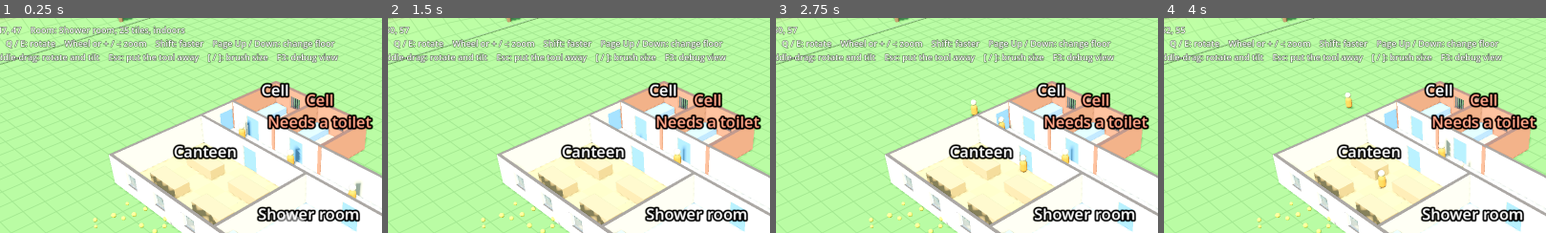
Above: before the commit, frames 1-4 (left to right).
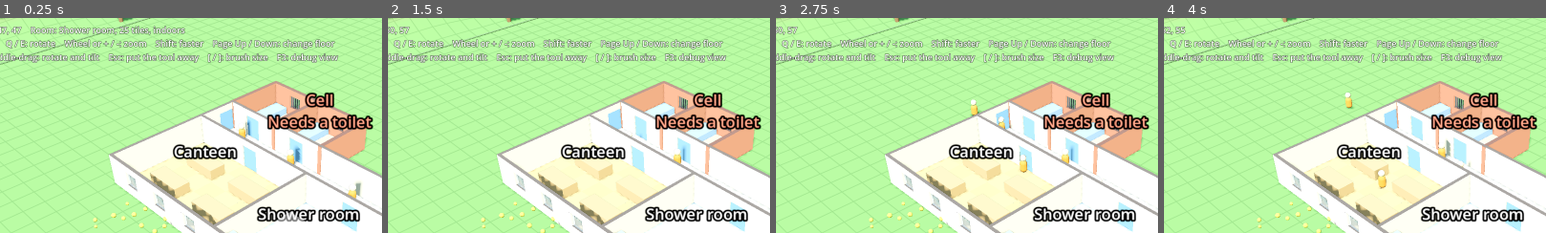
Above: after the commit, the same moments.

Repository: MattA-Official/cosy-sims
Game: Godot game, scene res://games/prison/main.tscn
The game is run twice, just before and just after one commit, with the same random seed, the same clock (stepped at 60 frames per second) and the same inputs.
Inputs:
- Up to frame 1 (0.25 s): no input
- Up to frame 2 (1.5 s): click "1 Room" at 0.5 s; click "Concrete" at 1.25 s
- Up to frame 3 (2.75 s): click "Tiles" at 2 s
- Up to frame 4 (4 s): click "Wood" at 2.75 s; click "Paving (outdoor)" at 3.5 s
The pictures show only the part of the screen within x 12-62%, y 0-50%; the shares and areas given below are measured in that part.

The runs differ from the first frame. In frame 1, 0.5% of the frame differs, in the area x 68-76%, y 29-38%; in frame 2, 0.5%; in frame 3, 0.5%; in frame 4, 0.5%.

Commit message:
Tidy building: labels, unusable doors, path joins, stairwell walls
- Room labels no longer overlap on screen; rooms with problems win.
- Doors whose floors have drifted too far apart get a warning label.
- A path ending under a raised path stays on the ground instead of
  joining it in mid-air.
- Upstairs walls reach the underside of the floor slab, so they look
  whole from a stairwell.
- The "walk out over the ground" test no longer fails when the person
  wanders off after arriving.

Co-Authored-By: Claude Opus 5.5 (1M context) <noreply@anthropic.com>
Claude-Session: https://claude.ai/code/session_01FiqdRz9WaxmHjsNUyKgZiE

Diff:
--- a/core/building/building_map.gd
+++ b/core/building/building_map.gd
@@ -485,6 +485,16 @@
 		return false
 	var rise := door_rise(edge)
 	return rise > MAX_STEP + EPSILON and rise <= DOOR_STEPS_MAX + EPSILON
+
+
+## Doors nobody can walk through because the floors either side drifted
+## more than a step apart after the door went in (and no steps make it up).
+func unusable_doors() -> Array[Vector3i]:
+	var out: Array[Vector3i] = []
+	for edge: Vector3i in walls:
+		if walls[edge] == Wall.DOOR and door_rise(edge) > MAX_STEP + EPSILON and not door_has_steps(edge):
+			out.append(edge)
+	return out
 
 
 ## Every door with steps, as edge to the low-side tile the steps stand on.
--- a/core/building/building_view.gd
+++ b/core/building/building_view.gd
@@ -347,9 +347,11 @@
 		var end := start + (Vector2.RIGHT if edge.z == BuildingMap.EDGE_X else Vector2.DOWN)
 		var base := _wall_base(edge)
 		_piece_low = walls_low or (cutaway and _cut_away(start, end))
-		# Foundations reach below the lowest ground at either end.
+		# Foundations reach below the lowest ground at either end; upstairs
+		# walls reach the underside of the floor slab, so they look whole from
+		# a stairwell.
 		var drop := base - minf(_height_at(start), _height_at(end)) + FOUNDATION_DEPTH \
-				if level == 0 else base - _lowest_floor_beside(edge) + 0.05
+				if level == 0 else base - _lowest_floor_beside(edge) + slab_depth
 		has_glass = _add_wall_piece(st, glass, start, end, base, drop, map.wall_at(edge),
 				map.wall_def(map.wall_style(edge)), map.window_kind(edge)) or has_glass
 	for key: Vector4i in map.slants:
@@ -365,7 +367,7 @@
 		var base := highest if highest > -INF else _height_at((start + end) * 0.5)
 		_piece_low = walls_low or (cutaway and _cut_away(start, end))
 		var drop := base - minf(_height_at(start), _height_at(end)) + FOUNDATION_DEPTH \
-				if level == 0 else base - (lowest if lowest < INF else base) + 0.05
+				if level == 0 else base - (lowest if lowest < INF else base) + slab_depth
 		has_glass = _add_wall_piece(st, glass, start, end, base, drop, map.slant_at(key),
 				map.wall_def(map.slant_style(key)), map.slant_window_kind(key)) or has_glass
 	var empty := map.walls.is_empty() and map.slants.is_empty()
@@ -589,23 +591,82 @@
 		var def := room_type(room.type)
 		if def == null:
 			continue
-		var label := Label3D.new()
 		var problems := def.problems(room, map)
-		label.text = def.display_name
+		var label := _label(def.display_name)
 		if not problems.is_empty():
 			label.text += "\n" + "\n".join(problems)
 			label.modulate = problem_colour
-		label.billboard = BaseMaterial3D.BILLBOARD_ENABLED
-		label.no_depth_test = true
-		label.fixed_size = true
-		label.pixel_size = 0.0012
-		label.font_size = 22
-		label.outline_size = 10
 		var centre := room.centre() * cs
 		var lift := low_wall_height + 0.6 if walls_low else wall_height + 0.6
 		lift += map.floor_height(room.cells[0])
 		label.position = Vector3(centre.x, lift, centre.y)
+		# Rooms with problems win when labels crowd, then bigger rooms.
+		label.set_meta(&"priority", (1000 if not problems.is_empty() else 0) + room.cells.size())
 		_labels.add_child(label)
+	# Doors whose floors no longer line up say so, above the doorway.
+	for edge in map.unusable_doors():
+		var label := _label("Can't use this door:\nfloors %s m apart" % String.num(map.door_rise(edge), 2))
+		label.modulate = problem_colour
+		var middle := Vector2(edge.x, edge.y) + (Vector2(0.5, 0) if edge.z == BuildingMap.EDGE_X else Vector2(0, 0.5))
+		label.position = Vector3(middle.x * cs, _wall_base(edge) + door_height + 0.3, middle.y * cs)
+		label.set_meta(&"priority", 2000)
+		_labels.add_child(label)
+
+
+func _label(text: String) -> Label3D:
+	var label := Label3D.new()
+	label.text = text
+	label.billboard = BaseMaterial3D.BILLBOARD_ENABLED
+	label.no_depth_test = true
+	label.fixed_size = true
+	label.pixel_size = 0.0012
+	label.font_size = 22
+	label.outline_size = 10
+	return label
+
+
+func _process(_delta: float) -> void:
+	if show_labels and _labels.get_child_count() > 1:
+		_declutter_labels()
+
+
+## Hides labels that would overlap one already shown, most important first,
+## so crowded rooms show one clear label each; zoom in and the rest return.
+func _declutter_labels() -> void:
+	var camera := get_viewport().get_camera_3d()
+	if camera == null:
+		return
+	var scale := get_viewport().get_visible_rect().size.y / 900.0
+	var labels: Array[Label3D] = []
+	for child in _labels.get_children():
+		if child is Label3D and not child.is_queued_for_deletion():
+			labels.append(child)
+	labels.sort_custom(func(a: Label3D, b: Label3D) -> bool:
+		return int(a.get_meta(&"priority", 0)) > int(b.get_meta(&"priority", 0)))
+	var taken: Array[Rect2] = []
+	for label in labels:
+		var at := label.global_position
+		if camera.is_position_behind(at):
+			label.visible = false
+			continue
+		var lines := label.text.split("\n")
+		var widest := 0
+		for line in lines:
+			widest = maxi(widest, line.length())
+		var size := Vector2(widest * 19.0, lines.size() * 40.0) * scale
+		var rect := Rect2(camera.unproject_position(at) - size * 0.5, size)
+		label.visible = not taken.any(func(other: Rect2) -> bool: return other.intersects(rect))
+		if label.visible:
+			taken.append(rect)
+
+
+## Labels shown and hidden right now, for tests.
+func visible_labels() -> int:
+	var count := 0
+	for child in _labels.get_children():
+		if child is Label3D and child.visible and not child.is_queued_for_deletion():
+			count += 1
+	return count
 
 
 ## Ground height at a point in tile units.
--- a/core/paths/path_network.gd
+++ b/core/paths/path_network.gd
@@ -89,8 +89,8 @@
 		style: StringName = &"", built := false, from_height := NAN, to_height := NAN) -> Segment:
 	var bend: Vector2 = control if control != null else (from + to) * 0.5
 	var crossed := crossings(from, bend, to, built, from_height, to_height)
-	var a := _node_at(from)
-	var b := _node_at(to)
+	var a := _node_at(from, from_height)
+	var b := _node_at(to, to_height)
 	if a == b:
 		return null
 	for pair: Array in [[a, from_height], [b, to_height]]:
@@ -321,12 +321,19 @@
 
 
 ## The node for an end at `position`: an existing node, a new junction on a
-## segment, or a new node.
-func _node_at(position: Vector2) -> int:
+## segment, or a new node. An end only splits a path partway at about its
+## own height (`height`, or the ground when NAN): a path on the ground
+## ending under a bridge stays on the ground rather than joining it in
+## mid-air. Ends on an existing node join it unless given a height well
+## away from the node's.
+func _node_at(position: Vector2, height := NAN) -> int:
 	var node := node_near(position)
-	if node != -1:
+	if node != -1 and (is_nan(height) or absf(node_height(node) - height) < PASS_UNDER):
 		return node
+	if is_nan(height):
+		height = terrain.height_at(position) if terrain != null else 0.0
 	var hit := closest(position)
-	if not hit.is_empty() and hit[2] <= SNAP_DISTANCE and hit[1] > 0.0 and hit[1] < 1.0:
+	if not hit.is_empty() and hit[2] <= SNAP_DISTANCE and hit[1] > 0.0 and hit[1] < 1.0 \
+			and absf(height_on(hit[0], hit[1]) - height) < PASS_UNDER:
 		return split(hit[0], hit[1])
 	return add_node(position)
--- a/tests/test_runner.gd
+++ b/tests/test_runner.gd
@@ -1008,9 +1008,12 @@
 			"people can't be sent through walls")
 	map.set_door(BuildingMap.edge_between(Vector2i(5, 6), Vector2i(5, 7)), true)
 	_check(people.send(sleepy, 0, Vector2(15.5, 15.5)), "but can go out of a door")
+	# Once there they may wander off again, so watch for them getting close.
+	var nearest := INF
 	for i in 200:
 		people.step(0.1)
-	_check(sleepy.flat().distance_to(Vector2(15.5, 15.5)) < 6.5, "and walk out over the ground")
+		nearest = minf(nearest, sleepy.flat().distance_to(Vector2(15.5, 15.5)))
+	_check(nearest < 1.0, "and walk out over the ground")
 	people.remove_person(sleepy)
 	_check(people.people.size() == 1, "people can be removed")
 	var ground := Terrain.new()
@@ -1054,6 +1057,7 @@
 	_check(not map.set_door(far, true), "steps only make up a metre")
 	Building.door_steps = false
 	_check(map.door_steps().is_empty(), "turning door steps off removes them")
+	_check(map.unusable_doors() == ([edge] as Array[Vector3i]), "and the door is flagged as one nobody can use")
 
 
 func _test_nav_graph() -> void:
@@ -1224,6 +1228,24 @@
 
 
 func _test_path_network() -> void:
+	# A ground path ending under a raised bridge stays on the ground; one
+	# raised to the bridge's height joins it.
+	var raised := PathNetwork.new()
+	var bridge := raised.add_segment(Vector2(0, 0), Vector2(10, 0), null, &"", true, 2.0, 2.0)
+	var under := raised.add_segment(Vector2(5, 6), Vector2(5, 0.2))
+	_check(under.b != bridge.b and raised.segments.size() == 2, "a ground path doesn't join a bridge in mid-air")
+	var up := raised.add_segment(Vector2(3, 6), Vector2(3, 0.2), null, &"", true, NAN, 2.0)
+	_check(raised.segments.size() == 4 and raised.segments_at(up.b).size() == 3, "one built up to it does")
+	# A curve crossing a path twice makes two junctions.
+	var twice := PathNetwork.new()
+	twice.add_segment(Vector2(0.5, 5.5), Vector2(10.5, 5.5))
+	twice.add_segment(Vector2(2.5, 2.5), Vector2(8.5, 2.5), Vector2(5.5, 12.5))
+	var junctions := 0
+	for node: int in twice.nodes:
+		if twice.segments_at(node).size() == 4:
+			junctions += 1
+	_check(junctions == 2 and twice.segments.size() == 6, "a curve crossing a path twice joins it twice")
+
 	var paths := PathNetwork.new()
 	var first := paths.add_segment(Vector2(0, 0), Vector2(10, 0))
 	_check(paths.nodes.size() == 2 and paths.segments.size() == 1, "a segment adds two nodes")
